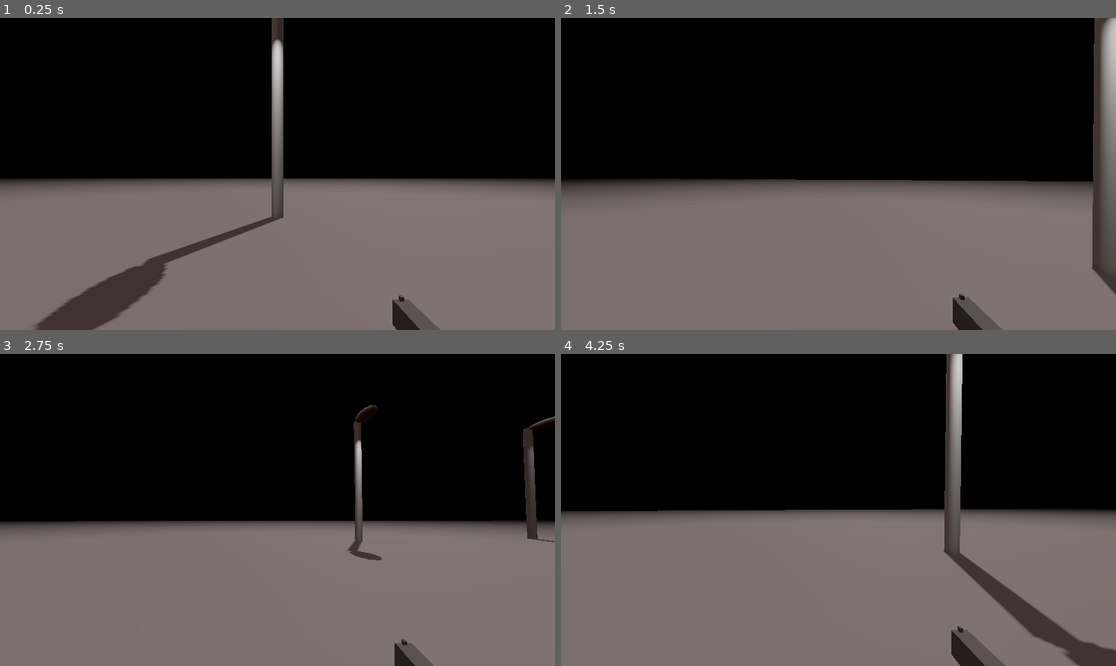
Above: before the commit, frames 1-4 (two rows, left to right).
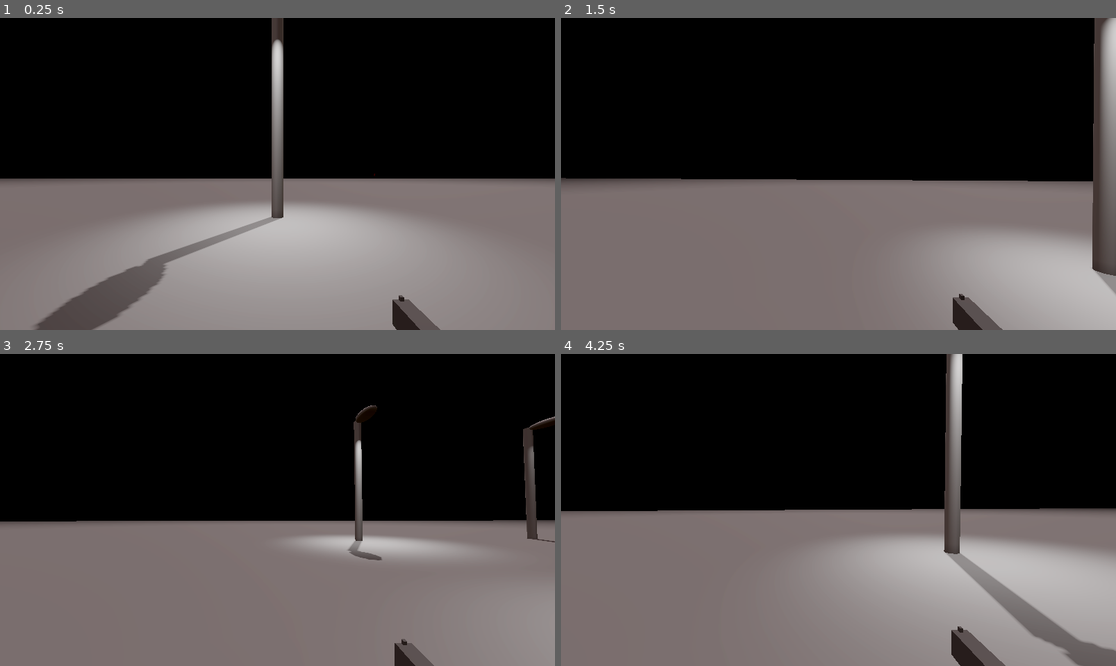
Above: after the commit, the same moments.

Repository: PixelizedGames/XZ-Rougue
Game: Godot game, scene res://level/tester.tscn
Two runs of this game, one before a commit and one after it. Both use one fixed random seed, a clock stepped at 60 frames per second and the inputs below.
Inputs (mouse positions are in pixels of both pictures, inside the frame that each line leads up to):
- Up to frame 1 (0.25 s): no input
- Up to frame 2 (1.5 s): move the mouse to (866, 174) at 0.52 s; hold A (a) 0.53-1.28 s; tap Space (jump) at 0.77 s; tap D (d) at 0.8, 1.35 s; move the mouse to (810, 174) at 1.27 s
- Up to frame 3 (2.75 s): tap Space (jump) at 1.52 s; tap S (s) at 1.55 s; move the mouse to (288, 503) at 2.02 s; hold S (s) from 2.03 s (still down); click (288, 503) at 2.3 s
- Up to frame 4 (4.25 s): move the mouse to (832, 516) at 2.77 s; release S (s) at 2.78 s; click (832, 516) at 2.85 s; tap Space (jump) at 3.02, 3.77 s; tap W (w) at 3.05 s; move the mouse to (877, 513) at 3.52 s; hold W (w) from 3.53 s (still down); tap A (a) at 3.8 s

The runs differ from the first frame. In frame 1, 25% of the frame differs, in the area x 0-100%, y 49-100%; in frame 2, 12%; in frame 3, 4.7%; in frame 4, 19%.

Commit message:
better enemys

Diff:
--- a/level/tester.tscn
+++ b/level/tester.tscn
@@ -23,13 +23,12 @@
 glow_enabled = true
 fog_enabled = true
 fog_light_color = Color(0, 0, 0, 1)
-fog_light_energy = 0.2
-fog_density = 0.02
+fog_light_energy = 1.28
 fog_height = 1.0
 fog_height_density = 1.0
 volumetric_fog_enabled = true
 volumetric_fog_albedo = Color(0.051971, 0.051971, 0.051971, 1)
-volumetric_fog_emission = Color(0.277528, 0.277528, 0.277528, 1)
+volumetric_fog_emission = Color(0.133196, 0.133196, 0.133196, 1)
 volumetric_fog_detail_spread = 2.07053
 
 [node name="Tester" type="Node3D"]
@@ -150,16 +149,16 @@
 skeleton = NodePath("../..")
 
 [node name="enemy guard" parent="." instance=ExtResource("6_iy08k")]
-transform = Transform3D(1, 0, 0, 0, 1, 0, 0, 0, 1, 84.9344, 0, -176.371)
+transform = Transform3D(1, 0, 0, 0, 1, 0, 0, 0, 1, 84.9344, 1.69329, -176.371)
 
 [node name="enemy guard2" parent="." instance=ExtResource("6_iy08k")]
-transform = Transform3D(1, 0, 0, 0, 1, 0, 0, 0, 1, 147.215, 0, 2.87382)
+transform = Transform3D(1, 0, 0, 0, 1, 0, 0, 0, 1, 147.215, 1.69329, 2.87382)
 
 [node name="enemy guard3" parent="." instance=ExtResource("6_iy08k")]
-transform = Transform3D(1, 0, 0, 0, 1, 0, 0, 0, 1, 144.626, 0, 59.8716)
+transform = Transform3D(1, 0, 0, 0, 1, 0, 0, 0, 1, 144.626, 1.69329, 59.8716)
 
 [node name="enemy guard4" parent="." instance=ExtResource("6_iy08k")]
-transform = Transform3D(1, 0, 0, 0, 1, 0, 0, 0, 1, -123.647, 0, 2.87382)
+transform = Transform3D(1, 0, 0, 0, 1, 0, 0, 0, 1, -123.647, 1.69329, 2.87382)
 
 [connection signal="timeout" from="Timer" to="." method="_on_timer_timeout"]
 [connection signal="timeout" from="Timer2" to="." method="_on_timer_2_timeout"]
--- a/objects/e_bullet.tscn
+++ b/objects/e_bullet.tscn
@@ -1,8 +1,14 @@
-[gd_scene load_steps=4 format=3 uid="uid://dykrl0jcycxi0"]
+[gd_scene load_steps=5 format=3 uid="uid://dykrl0jcycxi0"]
 
 [ext_resource type="Script" uid="uid://bo4s5jllj1cfo" path="res://scripts/e_bullet.tres.gd" id="1_4hhe6"]
 
+[sub_resource type="StandardMaterial3D" id="StandardMaterial3D_4hhe6"]
+albedo_color = Color(1, 0, 0, 1)
+emission_enabled = true
+emission = Color(1, 0, 0, 1)
+
 [sub_resource type="CylinderMesh" id="CylinderMesh_sxhdm"]
+material = SubResource("StandardMaterial3D_4hhe6")
 
 [sub_resource type="CylinderShape3D" id="CylinderShape3D_4hhe6"]
 
--- a/players/character_body_3d.tscn
+++ b/players/character_body_3d.tscn
@@ -88,10 +88,10 @@
 [node name="PSTimer" type="Timer" parent="."]
 wait_time = 0.5
 
-[node name="Area3D" type="Area3D" parent="."]
+[node name="hitbox" type="Area3D" parent="."]
 transform = Transform3D(1.22526, 0, 0, 0, 1.12866, 0, 0, 0, 1.23499, 0, 0, 0)
 
-[node name="CollisionShape3D" type="CollisionShape3D" parent="Area3D"]
+[node name="CollisionShape3D" type="CollisionShape3D" parent="hitbox"]
 shape = SubResource("CapsuleShape3D_168h7")
 
 [node name="gun_shot" type="AudioStreamPlayer3D" parent="."]
@@ -100,4 +100,4 @@
 autoplay = true
 
 [connection signal="timeout" from="PSTimer" to="." method="_on_ps_timer_timeout"]
-[connection signal="body_entered" from="Area3D" to="." method="_on_area_3d_body_entered"]
+[connection signal="body_entered" from="hitbox" to="." method="_on_area_3d_body_entered"]
--- a/players/enemy_guard.tscn
+++ b/players/enemy_guard.tscn
@@ -1,6 +1,7 @@
-[gd_scene load_steps=9 format=3 uid="uid://ca5yvpl8qril5"]
+[gd_scene load_steps=15 format=3 uid="uid://ca5yvpl8qril5"]
 
 [ext_resource type="Script" uid="uid://cljqpaj7kw56g" path="res://scripts/enemy_guard.gd" id="1_vktuh"]
+[ext_resource type="AudioStream" uid="uid://bgur4m36yyqw6" path="res://audio/walking-sound-effect-272246.mp3" id="2_dltxv"]
 
 [sub_resource type="StandardMaterial3D" id="StandardMaterial3D_vktuh"]
 albedo_color = Color(1, 0, 0, 1)
@@ -19,6 +20,20 @@
 [sub_resource type="CapsuleShape3D" id="CapsuleShape3D_vktuh"]
 
 [sub_resource type="CylinderShape3D" id="CylinderShape3D_vktuh"]
+
+[sub_resource type="StandardMaterial3D" id="StandardMaterial3D_168h7"]
+albedo_color = Color(0.362829, 0.362829, 0.362829, 1)
+
+[sub_resource type="BoxMesh" id="BoxMesh_vktuh"]
+material = SubResource("StandardMaterial3D_168h7")
+
+[sub_resource type="StandardMaterial3D" id="StandardMaterial3D_wwkfm"]
+albedo_color = Color(0, 0, 0, 1)
+
+[sub_resource type="CylinderMesh" id="CylinderMesh_dltxv"]
+material = SubResource("StandardMaterial3D_wwkfm")
+
+[sub_resource type="CylinderShape3D" id="CylinderShape3D_dltxv"]
 
 [node name="enemy guard" type="CharacterBody3D"]
 script = ExtResource("1_vktuh")
@@ -42,19 +57,97 @@
 [node name="CollisionShape3D" type="CollisionShape3D" parent="Enemy"]
 shape = SubResource("CapsuleShape3D_vktuh")
 
-[node name="shot area" type="Area3D" parent="."]
+[node name="sight" type="Area3D" parent="."]
 
-[node name="CollisionShape3D" type="CollisionShape3D" parent="shot area"]
-transform = Transform3D(12.69, 0, 0, 0, 1.9, 0, 0, 0, 12.2, 0, 0, 0)
+[node name="CollisionShape3D" type="CollisionShape3D" parent="sight"]
+transform = Transform3D(11.0941, 0, 0, 0, 1.9, 0, 0, 0, 19.7643, 0, 0, -10.2404)
 shape = SubResource("CylinderShape3D_vktuh")
 
 [node name="shoot_delay" type="Timer" parent="."]
 
-[node name="spawn_pos" type="Node3D" parent="."]
-transform = Transform3D(1, 0, 0, 0, -4.37114e-08, -1, 0, 1, -4.37114e-08, 0, 0, -0.898999)
+[node name="pistol" type="MeshInstance3D" parent="."]
+transform = Transform3D(-0.0596037, 0, -3.93432e-08, 0, 0.0915851, 0, 5.21072e-09, 0, -0.450033, 0.453625, 0.191451, -0.526049)
+mesh = SubResource("BoxMesh_vktuh")
+
+[node name="MeshInstance3D3" type="MeshInstance3D" parent="pistol"]
+transform = Transform3D(1, 0, 0, 0, 1.92397, 0, 0, 0, 0.240742, -0.0127068, -1.09428, -0.379646)
+mesh = SubResource("BoxMesh_vktuh")
+skeleton = NodePath("../..")
+
+[node name="MeshInstance3D4" type="MeshInstance3D" parent="pistol"]
+transform = Transform3D(0.190973, 4.71577e-08, 0, -1.87666e-08, 0.203253, 1.76785e-17, 0, 4.96578e-18, -0.0299677, 0.01616, 0.554641, 0.482778)
+mesh = SubResource("BoxMesh_vktuh")
+skeleton = NodePath("../..")
+
+[node name="MeshInstance3D5" type="MeshInstance3D" parent="pistol"]
+transform = Transform3D(0.190973, 4.71577e-08, 0, -1.87666e-08, 0.203253, 1.76785e-17, 0, 4.96578e-18, -0.0299677, -0.270745, 0.554641, -0.48188)
+mesh = SubResource("BoxMesh_vktuh")
+skeleton = NodePath("../..")
+
+[node name="MeshInstance3D6" type="MeshInstance3D" parent="pistol"]
+transform = Transform3D(0.190973, 4.71577e-08, 0, -1.87666e-08, 0.203253, 1.76785e-17, 0, 4.96578e-18, -0.0299677, 0.235524, 0.55194, -0.482237)
+mesh = SubResource("BoxMesh_vktuh")
+skeleton = NodePath("../..")
+
+[node name="MeshInstance3D7" type="MeshInstance3D" parent="pistol"]
+transform = Transform3D(-0.780344, 1.42109e-14, -2.11758e-22, 0, 3.9825e-08, 0.457525, 1.77636e-15, -0.185414, 4.06996e-09, 0.016602, 0.204273, 0.314631)
+mesh = SubResource("CylinderMesh_dltxv")
+skeleton = NodePath("../..")
+
+[node name="SpotLight3D" type="SpotLight3D" parent="pistol"]
+transform = Transform3D(-16.7775, 0, -1.10745e-05, 0, 10.9188, 0, 1.46673e-06, 0, -2.22206, 4.76837e-07, -0.564882, 0.485091)
+light_color = Color(1, 1, 0.407843, 1)
+light_energy = 20.0
+spot_range = 25.0
+spot_angle = 30.0
+
+[node name="MeshInstance3D8" type="MeshInstance3D" parent="pistol"]
+transform = Transform3D(0.281221, 5.65335e-08, 0, -2.76351e-08, 0.243663, 8.88773e-17, 6.66134e-16, 5.95321e-18, -0.15066, 0.0161633, -0.573147, 0.404657)
+mesh = SubResource("BoxMesh_vktuh")
+skeleton = NodePath("../..")
+
+[node name="spawn_pos" type="Node3D" parent="pistol"]
+transform = Transform3D(-3.3555, 1.46674e-06, -1.28226e-14, 0, -4.77276e-07, -2.18376, -3.88517e-08, -2.22206, 1.94259e-08, -1.46296, -2.09042, 0.265085)
+
+[node name="AudioStreamPlayer3D" type="AudioStreamPlayer3D" parent="."]
+stream = ExtResource("2_dltxv")
+autoplay = true
+max_distance = 60.0
+parameters/looping = true
+
+[node name="audio" type="Timer" parent="."]
+
+[node name="loud_audio" type="Area3D" parent="."]
+
+[node name="CollisionShape3D" type="CollisionShape3D" parent="loud_audio"]
+transform = Transform3D(40, 0, 0, 0, 4, 0, 0, 0, 40, 0, 0, 0)
+shape = SubResource("CylinderShape3D_dltxv")
+
+[node name="quiet_audio" type="Area3D" parent="."]
+
+[node name="CollisionShape3D" type="CollisionShape3D" parent="quiet_audio"]
+transform = Transform3D(15, 0, 0, 0, 4, 0, 0, 0, 15, 0, 0, 0)
+shape = SubResource("CylinderShape3D_dltxv")
+
+[node name="turn" type="Timer" parent="."]
+wait_time = 4.0
+autostart = true
+
+[node name="turn2" type="Timer" parent="."]
+wait_time = 4.0
+autostart = true
 
 [connection signal="timeout" from="Timer" to="." method="_on_timer_timeout"]
 [connection signal="area_entered" from="Enemy" to="." method="_on_enemy_area_entered"]
 [connection signal="body_entered" from="Enemy" to="." method="_on_enemy_body_entered"]
-[connection signal="body_entered" from="shot area" to="." method="_on_shot_area_body_entered"]
+[connection signal="body_entered" from="sight" to="." method="_on_shot_area_body_entered"]
+[connection signal="body_exited" from="sight" to="." method="_on_shot_area_body_exited"]
 [connection signal="timeout" from="shoot_delay" to="." method="_on_shoot_delay_timeout"]
+[connection signal="timeout" from="audio" to="." method="_on_audio_timeout"]
+[connection signal="area_entered" from="loud_audio" to="." method="_on_loud_audio_area_entered"]
+[connection signal="body_entered" from="loud_audio" to="." method="_on_loud_audio_body_entered"]
+[connection signal="body_exited" from="loud_audio" to="." method="_on_loud_audio_body_exited"]
+[connection signal="body_entered" from="quiet_audio" to="." method="_on_quiet_audio_body_entered"]
+[connection signal="body_exited" from="quiet_audio" to="." method="_on_quiet_audio_body_exited"]
+[connection signal="timeout" from="turn" to="." method="_on_turn_timeout"]
+[connection signal="timeout" from="turn2" to="." method="_on_turn_timeout"]
--- a/scripts/character_body_3d.gd
+++ b/scripts/character_body_3d.gd
@@ -6,6 +6,7 @@
 var SPEEDY = 0
 var hack_g = 1
 var hack_s = 1
+var health = 100
 const JUMP_VELOCITY = 5.0
 const MAX_LOOK_ANGLE = 90.0
 const MIN_LOOK_ANGLE = -90.0
@@ -16,8 +17,8 @@
 
 func _ready() -> void:
 	Input.set_mouse_mode(Input.MOUSE_MODE_CAPTURED)
+func _physics_process(delta: float) -> void:
 
-func _physics_process(delta: float) -> void:
 	if Input.is_action_pressed("hack"):
 		hack_g = 0.1
 		hack_s = 3
@@ -35,15 +36,20 @@
 	if Input.is_action_pressed("s") or Input.is_action_pressed("a") or Input.is_action_pressed("w") or Input.is_action_pressed("d"):
 		if SPEED == 9 and not $AudioStreamPlayer3D.playing:
 			$AudioStreamPlayer3D.play()
+			GlobalVariables.run_audio = true
 		if SPEED == 2 and not $AudioStreamPlayer3D2.playing:
 			$AudioStreamPlayer3D2.play()
+			GlobalVariables.walk_audio = true
 	else:
 		$AudioStreamPlayer3D.stop()
 		$AudioStreamPlayer3D2.stop()
+		GlobalVariables.run_audio = false
+		GlobalVariables.walk_audio = false
 	if not is_on_floor():
 		$AudioStreamPlayer3D.stop()
 		$AudioStreamPlayer3D2.stop()
-
+		GlobalVariables.run_audio = false
+		GlobalVariables.walk_audio = false
 	if not is_on_floor():
 		velocity += get_gravity() * hack_g * delta
 		SPEEDY = 3
@@ -88,5 +94,5 @@
 
 
 func _on_area_3d_body_entered(body):
-	if body is enemy:
-		queue_free()
+	if body is ebullet:
+		get_tree().quit()
--- a/scripts/e_bullet.tres.gd
+++ b/scripts/e_bullet.tres.gd
@@ -1,5 +1,5 @@
 extends CharacterBody3D
-
+class_name ebullet
 
 const SPEED = 1.0
 const JUMP_VELOCITY = 4.5
--- a/scripts/enemy_guard.gd
+++ b/scripts/enemy_guard.gd
@@ -3,32 +3,45 @@
 var imunity = false
 var health = 10
 var shoot_avalible = true
+var inrange = false
+var audio_range1 = false
+var audio_range2 = false
+var targetable = false
 const SPEED = 5.0
 const JUMP_VELOCITY = 4.5
 @onready var timer = $Timer
 @onready var delay_timer = $shoot_delay
 @onready var player = $"../player"
 @onready var bullet_scene = preload("res://objects/e_bullet.tscn")
-@onready var spawn_pos = $spawn_pos
+@onready var spawn_pos = $pistol/spawn_pos
+@onready var audio = $audio
 
+func _ready() -> void:
+	$AudioStreamPlayer3D.play()
+	audio.start()
 func _physics_process(delta):
+	if inrange == true:
+		shoot()
+
 	if health <=0:
 		queue_free()
-	# Apply gravity
+
 	if not is_on_floor():
 		velocity.y += get_gravity().y * delta
 
-	look_at(player.global_transform.origin, Vector3.UP)
-
-	# Move forward in the facing direction
-	var direction = -transform.basis.z  # Forward vector
+	if targetable == true or inrange == true:
+		look_at(player.global_transform.origin, Vector3.UP)
+	var direction = -transform.basis.z
 	velocity.x = direction.x * SPEED
 	velocity.z = direction.z * SPEED
-
 	move_and_slide()
 
-
-
+	if audio_range1 and GlobalVariables.run_audio:
+		targetable = true
+	elif audio_range2 and GlobalVariables.walk_audio:
+		targetable = true
+	else:
+		targetable = false
 
 
 func _on_enemy_body_entered(body):
@@ -36,19 +49,46 @@
 		timer.start()
 		health -= 3
 
-
 func _on_timer_timeout():
 	imunity = false
 
-
-func _on_shot_area_body_entered(body: Node3D) -> void:
-	if body is player and shoot_avalible == true:
+func shoot():
+	if shoot_avalible == true:
 		shoot_avalible = false
 		delay_timer.start()
 		var instance = bullet_scene.instantiate()
 		instance.global_transform = spawn_pos.global_transform
 		get_parent().add_child(instance)
 
-
+func _on_shot_area_body_entered(body: Node3D) -> void:
+	if body is player:
+		inrange = true
 func _on_shoot_delay_timeout() -> void:
 	shoot_avalible = true
+func _on_shot_area_body_exited(body: Node3D) -> void:
+	if body is player:
+		inrange = false
+
+func _on_audio_timeout() -> void:
+	$AudioStreamPlayer3D.play()
+	audio.start()
+
+
+func _on_loud_audio_body_entered(body: Node3D) -> void:
+	if body is player:
+		audio_range1 = true
+func _on_loud_audio_body_exited(body: Node3D) -> void:
+	if body is player:
+		audio_range1 = false
+
+func _on_quiet_audio_body_entered(body: Node3D) -> void:
+	if body is player:
+		audio_range2 = true
+func _on_quiet_audio_body_exited(body: Node3D) -> void:
+	if body is player:
+		audio_range2 = false
+
+
+func _on_turn_timeout() -> void:
+	rotation.y += deg_to_rad(180)
+	$turn.start()
--- a/scripts/global_variables.gd
+++ b/scripts/global_variables.gd
@@ -1,5 +1,6 @@
 extends Node
-
+var run_audio = false
+var walk_audio = false
 
 # Called when the node enters the scene tree for the first time.
 func _ready():
Not shown, changed: export_presets.cfg
Not shown: 1 places in players/character_body_3d.tscn that only renumber resources
